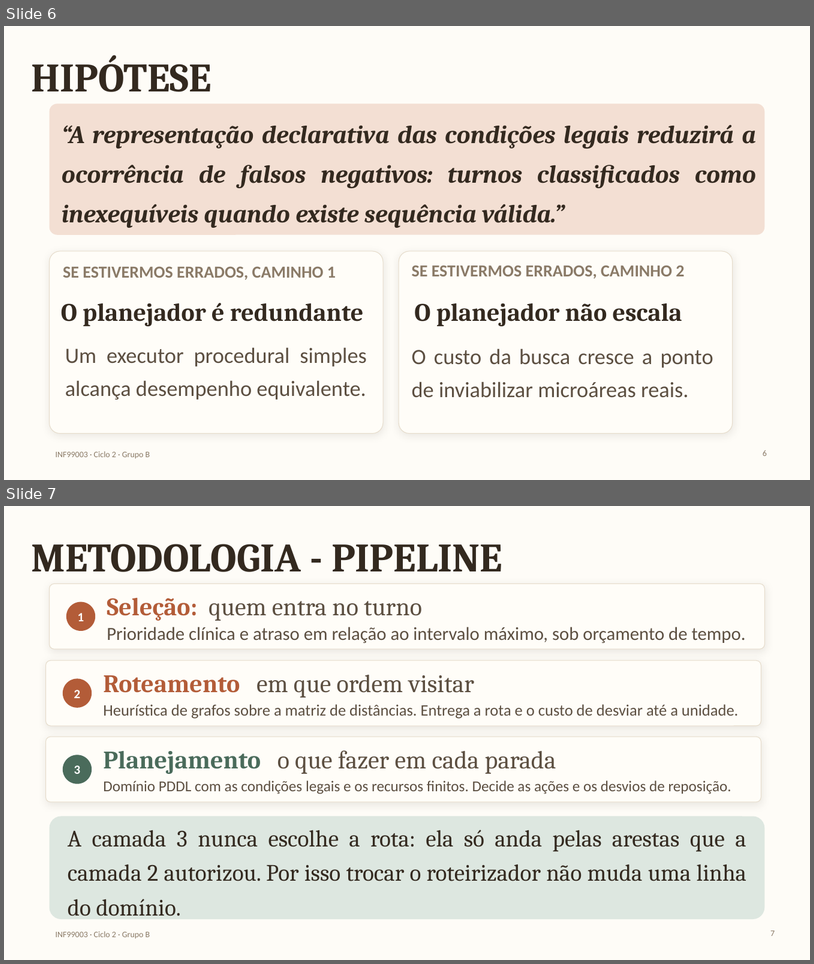
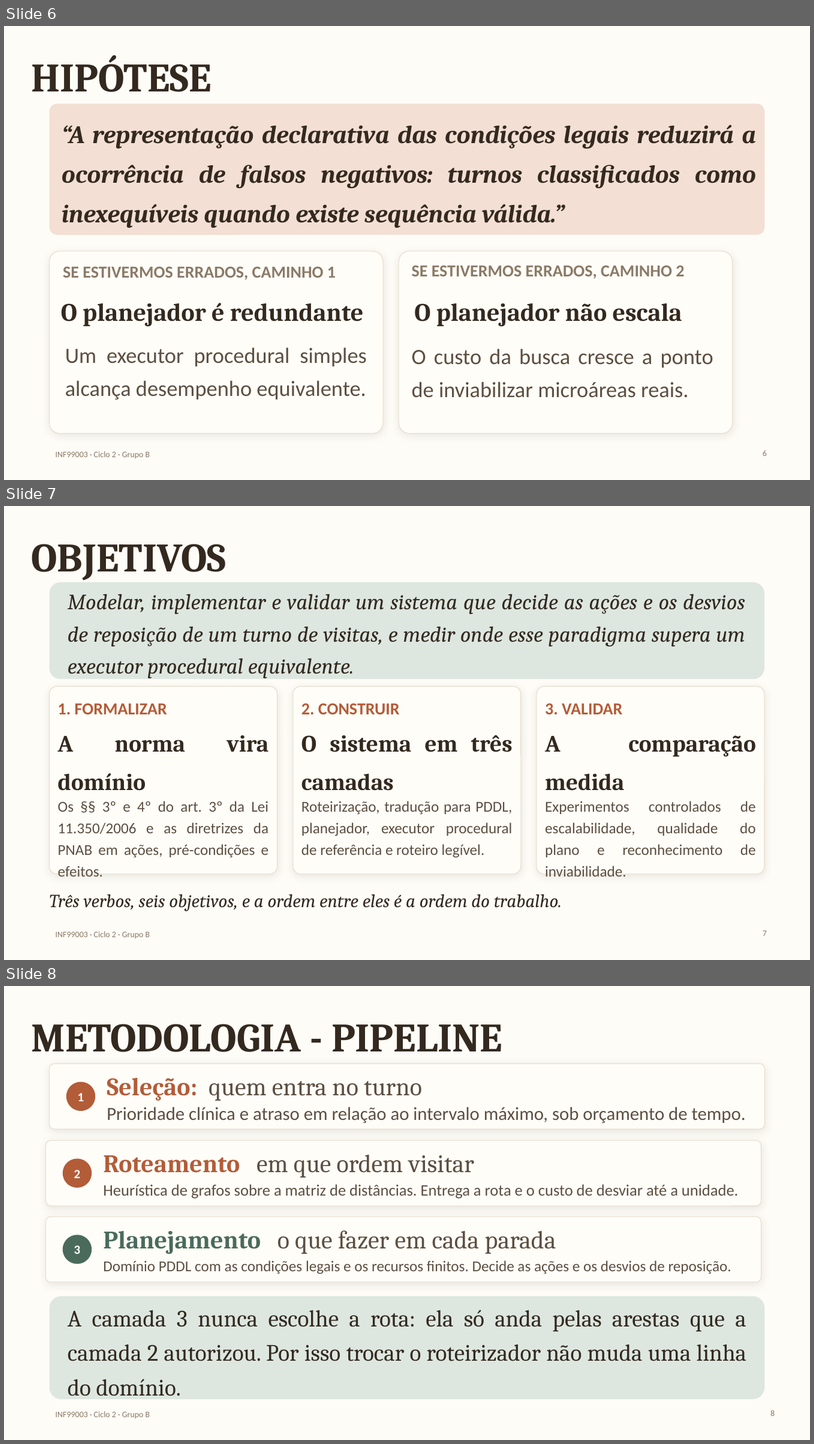
Before and after one commit to extreme500/PCI-Saude-GrupoB, a slide deck: apresentacao/2/ciclo2-planejamento.pptx. Shown one above the other, each under a label of ours: slides 6 and 7 before the commit, slides 6, 7 and 8 after it. The pictures are 814x964 and 814x1444 pixels, drawn with LibreOffice and Linux fonts; fonts in the diff are those of the drawing; background and template pictures are left out. Boxes give left, top, right and bottom in pixels: in the first picture for what was removed or moved away, otherwise in the second. Text is boxed around its words. In the diff, an @@ line names an element or a change of style, - is before the commit and + after.

```diff
--- a/apresentacao/2/ciclo2-planejamento.pptx
+++ b/apresentacao/2/ciclo2-planejamento.pptx
@@ slide 7 added at bbox=[4, 506, 810, 960], background picture (left out); not listed: 1 template element that a slide beside it also shows @@
@@ text added at bbox=[31, 544, 226, 580], 48 pt, text #33291F, bold @@
+OBJETIVOS
@@ rounded rectangle added at bbox=[50, 582, 765, 679], fill #DDE7E0 @@
@@ text added at bbox=[68, 594, 746, 678], 26 pt, text #33291F, italic @@
+Modelar, implementar e validar um sistema que decide as ações e os desvios de reposição de um turno de visitas, e medir onde esse paradigma supera um executor procedural equivalente.
@@ rounded rectangle added at bbox=[50, 686, 278, 874], fill #FFFDF8, outline #E6DCCB 0.75 pt @@
@@ text added at bbox=[58, 703, 167, 714], 20 pt, text #B35C38, bold @@
+1. FORMALIZAR
@@ rounded rectangle added at bbox=[293, 686, 521, 874], fill #FFFDF8, outline #E6DCCB 0.75 pt @@
@@ text added at bbox=[302, 703, 400, 714], 20 pt, text #B35C38, bold @@
+2. CONSTRUIR
@@ rounded rectangle added at bbox=[537, 686, 765, 874], fill #FFFDF8, outline #E6DCCB 0.75 pt @@
@@ text added at bbox=[545, 703, 623, 714], 20 pt, text #B35C38, bold @@
+3. VALIDAR
@@ text added at bbox=[58, 735, 269, 752], 28 pt, text #33291F, bold @@
+A norma vira domínio
@@ text added at bbox=[302, 735, 513, 790], 28 pt, text #33291F, bold @@
+O sistema em três camadas
@@ text added at bbox=[545, 735, 756, 757], 28 pt, text #33291F, bold @@
+A comparação medida
@@ text added at bbox=[58, 801, 269, 876], 18 pt, text #5C4F41 @@
+Os §§ 3º e 4º do art. 3º da Lei 11.350/2006 e as diretrizes da PNAB em ações, pré-condições e efeitos.
@@ text added at bbox=[302, 801, 513, 858], 18 pt, text #5C4F41 @@
+Roteirização, tradução para PDDL, planejador, executor procedural de referência e roteiro legível.
@@ text added at bbox=[545, 801, 756, 857], 18 pt, text #5C4F41 @@
+Experimentos controlados de escalabilidade, qualidade do plano e reconhecimento de inviabilidade.
@@ text added at bbox=[50, 894, 562, 911], 22 pt, text #33291F, italic @@
+Três verbos, seis objetivos, e a ordem entre eles é a ordem do trabalho.
@@ page number added at bbox=[763, 930, 767, 936], 10 pt, text #8A7A67 @@
+7
@@ what was slide 7 is now slide 8 @@
@@ page number at bbox=[771, 1410, 775, 1416]: text changed @@
-7
+8
```
Also in this commit, not shown: 1 other slide added, 1 slide removed.
